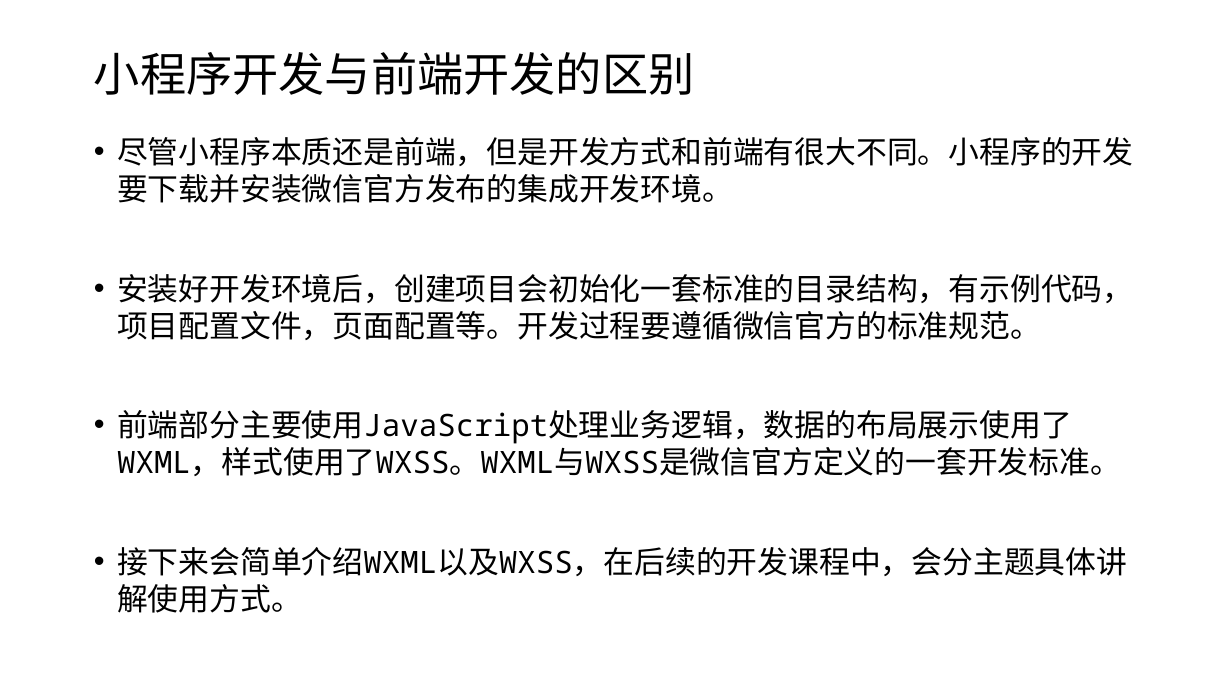
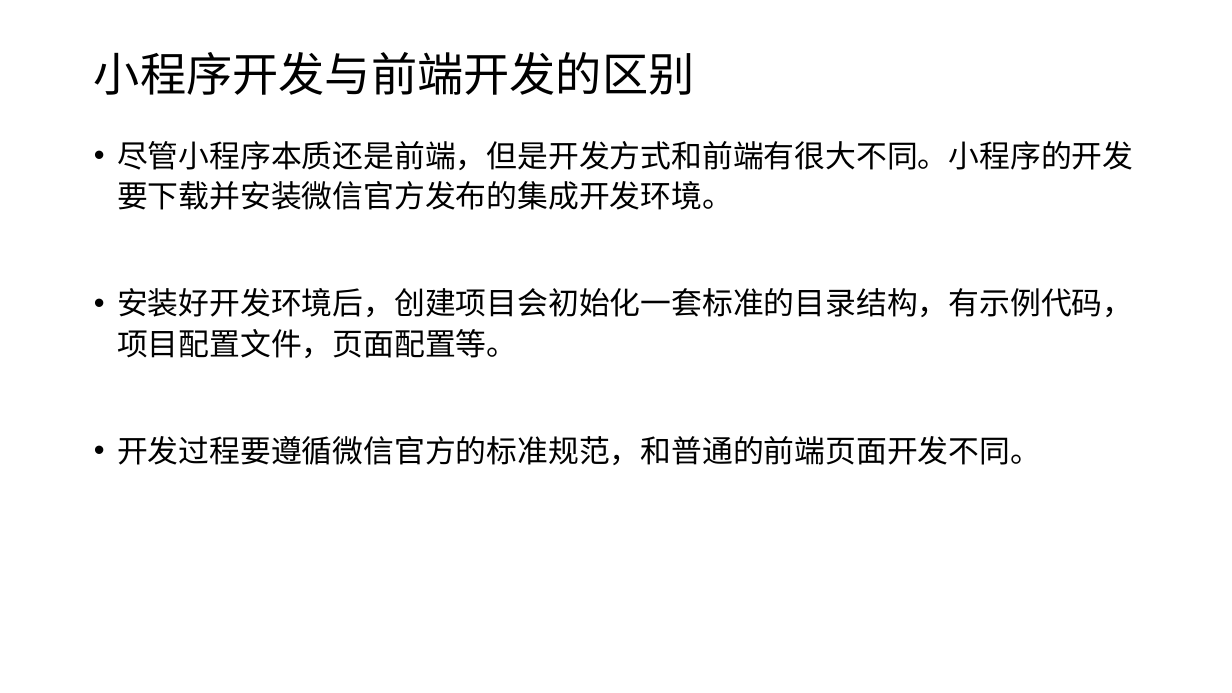
Before and after one commit to edu2act/course-wechat-and-miniprogram, a slide deck: slide 4 of ch12/小程序基本构成.pptx. Drawn at 1232x693 pixels with LibreOffice and Linux fonts; fonts in the diff are those of the drawing. Boxes give left, top, right and bottom in pixels: in the first picture for what was removed or moved away, otherwise in the second. Text is boxed around its words. In the diff, an @@ line names an element or a change of style, - is before the commit and + after.

```diff
--- a/ch12/小程序基本构成.pptx
+++ b/ch12/小程序基本构成.pptx
@@ text at (117, 141, 1133, 210): line spacing 1 to 1.1 @@
@@ text at (117, 288, 1133, 465): text changed @@
-• 安装好开发环境后，创建项目会初始化一套标准的目录结构，有示例代码，项目配置文件，页面配置等。开发过程要遵循微信官方的标准规范。
-• 前端部分主要使用JavaScript处理业务逻辑，数据的布局展示使用了WXML，样式使用了WXSS。WXML与WXSS是微信官方定义的一套开发标准。
-• 接下来会简单介绍WXML以及WXSS，在后续的开发课程中，会分主题具体讲解使用方式。
+• 安装好开发环境后，创建项目会初始化一套标准的目录结构，有示例代码，项目配置文件，页面配置等。
+• 开发过程要遵循微信官方的标准规范，和普通的前端页面开发不同。
```
Also in this commit, not shown: 1 slide added, 1 other file.
